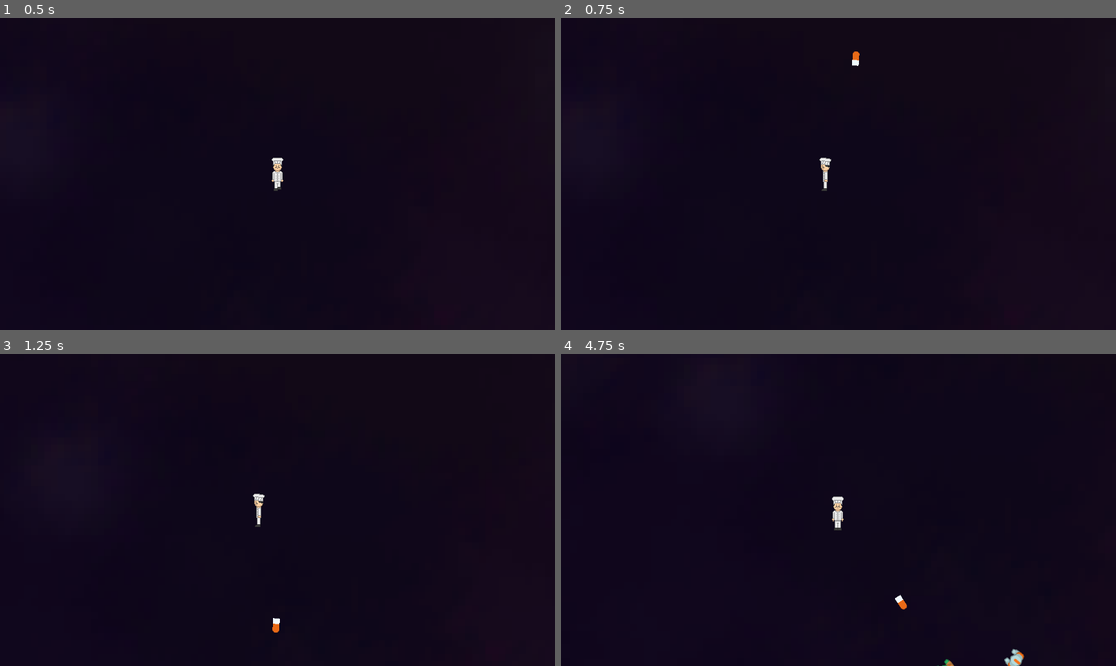
Above: before the commit, frames 1-4 (two rows, left to right).
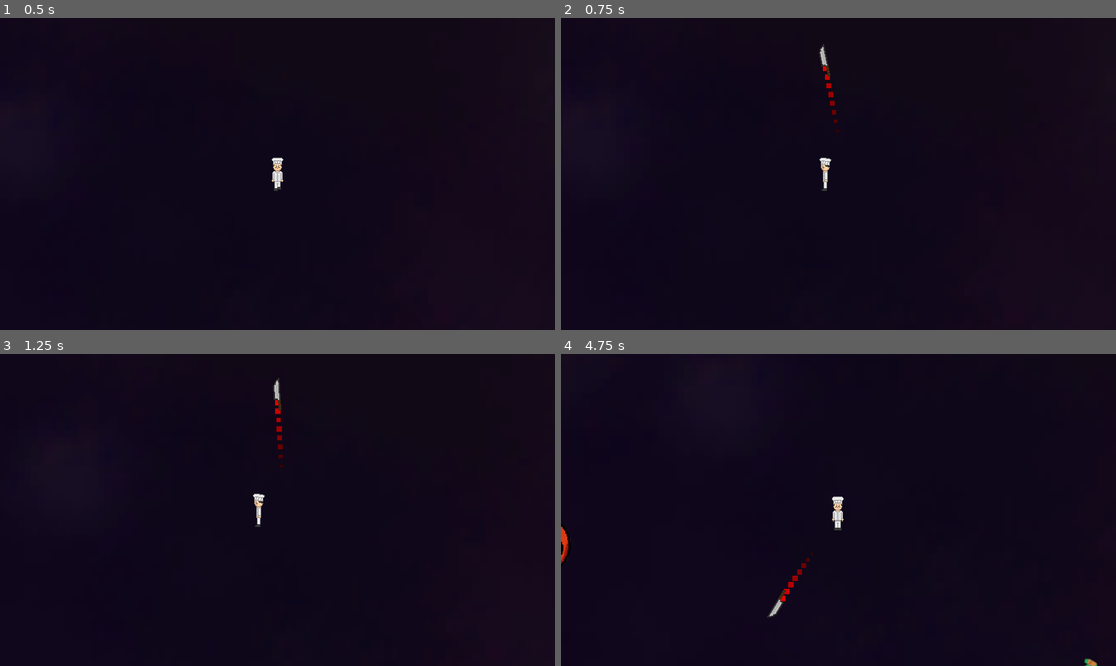
Above: after the commit, the same moments.

Repository: PrinceEvince/vampire-survivors-clone
Game: Godot game, scene res://scenes/root.tscn
Two runs of this game, one before a commit and one after it. Both use one fixed random seed, a clock stepped at 60 frames per second and the inputs below.
Inputs (mouse positions are in pixels of both pictures, inside the frame that each line leads up to):
- Up to frame 1 (0.5 s): no input
- Up to frame 2 (0.75 s): tap Enter at 0.5 s; move the mouse to (960, 158) at 0.52 s; hold A (a) from 0.53 s (still down)
- Up to frame 3 (1.25 s): keep holding A (a); tap D (d) at 0.8 s
- Up to frame 4 (4.75 s): move the mouse to (727, 525) at 1.27 s; release A (a) at 1.28 s; tap D (d) at 1.35, 3.8, 4.35 s; tap S (s) at 1.55, 4.55 s; move the mouse to (894, 441) at 2.02 s; hold S (s) 2.03-2.78 s; tap W (w) at 2.3, 2.85 s; move the mouse to (810, 572) at 2.77 s; tap A (a) at 3.05 s; move the mouse to (1005, 556) at 3.52 s; hold A (a) 3.53-4.28 s; move the mouse to (672, 463) at 4.27 s

Frame 1 is identical in both runs. In frame 2, 0.2% of the frame differs, in the area x 46-54%, y 8-40%; in frame 3, 0.2%; in frame 4, 0.6%, in the area x 0-97%, y 54-100%.

Commit message:
tomato enemy, knife sprite, particles

Diff:
--- a/scenes/bullet.tscn
+++ b/scenes/bullet.tscn
@@ -1,23 +1,40 @@
-[gd_scene load_steps=5 format=3 uid="uid://daimmfbkt6x87"]
+[gd_scene load_steps=7 format=3 uid="uid://daimmfbkt6x87"]
 
 [ext_resource type="Script" uid="uid://jwp5kpmxfwwh" path="res://scripts/bullet.gd" id="1_l5glv"]
-[ext_resource type="Texture2D" uid="uid://damfjf88i70kh" path="res://assets/imgs/bulletRedSilver.png" id="1_v7oki"]
+[ext_resource type="Texture2D" uid="uid://bpn0rukoq47l2" path="res://assets/imgs/knife.png" id="2_l5glv"]
 [ext_resource type="AudioStream" uid="uid://1efgll204jks" path="res://audio/bullet_hit.ogg" id="3_t4vbm"]
+
+[sub_resource type="Curve" id="Curve_l5glv"]
+_data = [Vector2(0.0852273, 1), 0.0, 0.0, 0, 0, Vector2(0.176136, 0), 0.0, 0.0, 0, 0]
+point_count = 2
+
+[sub_resource type="Gradient" id="Gradient_l5glv"]
+offsets = PackedFloat32Array(0, 0.173333)
+colors = PackedColorArray(1, 0, 0.00784314, 1, 0, 0, 0, 1)
 
 [sub_resource type="CapsuleShape2D" id="CapsuleShape2D_l5glv"]
 radius = 6.0
-height = 28.0
+height = 62.0
 
 [node name="Bullet" type="Area2D"]
 script = ExtResource("1_l5glv")
 
+[node name="BulletSprite" type="Sprite2D" parent="."]
+rotation = 1.5708
+scale = Vector2(2.45533, 2.45533)
+texture = ExtResource("2_l5glv")
+
+[node name="CPUParticles2D" type="CPUParticles2D" parent="BulletSprite"]
+z_index = -1
+amount = 500
+scale_amount_min = 5.0
+scale_amount_max = 10.0
+scale_amount_curve = SubResource("Curve_l5glv")
+color_ramp = SubResource("Gradient_l5glv")
+
 [node name="CollisionShape2D" type="CollisionShape2D" parent="."]
 rotation = 1.5708
 shape = SubResource("CapsuleShape2D_l5glv")
-
-[node name="BulletSprite" type="Sprite2D" parent="."]
-rotation = 1.5708
-texture = ExtResource("1_v7oki")
 
 [node name="pow" type="AudioStreamPlayer" parent="."]
 unique_name_in_owner = true
--- a/scenes/game.tscn
+++ b/scenes/game.tscn
@@ -9,6 +9,7 @@
 script = ExtResource("1_yqjtg")
 
 [node name="Player" parent="." instance=ExtResource("1_uwrxv")]
+unique_name_in_owner = true
 position = Vector2(594, 322)
 
 [node name="SFXController" parent="Player" instance=ExtResource("3_lbhrr")]
--- /dev/null
+++ b/scenes/tomater.tscn
@@ -0,0 +1,65 @@
+[gd_scene load_steps=7 format=3 uid="uid://cexdkwdlbnn5k"]
+
+[ext_resource type="Script" uid="uid://da7s4jlyu06po" path="res://tomato.gd" id="1_6s8b5"]
+[ext_resource type="Texture2D" uid="uid://cujyxe4f8xpq1" path="res://assets/imgs/spritesheet (1).png" id="2_qd632"]
+
+[sub_resource type="CircleShape2D" id="CircleShape2D_xriqq"]
+radius = 51.0
+
+[sub_resource type="Animation" id="Animation_qi242"]
+resource_name = "nom"
+length = 0.8
+loop_mode = 1
+step = 0.1
+tracks/0/type = "value"
+tracks/0/imported = false
+tracks/0/enabled = true
+tracks/0/path = NodePath("Sprite2D:frame")
+tracks/0/interp = 1
+tracks/0/loop_wrap = true
+tracks/0/keys = {
+"times": PackedFloat32Array(0, 0.4),
+"transitions": PackedFloat32Array(1, 1),
+"update": 1,
+"values": [0, 1]
+}
+
+[sub_resource type="Animation" id="Animation_fj163"]
+length = 0.001
+tracks/0/type = "value"
+tracks/0/imported = false
+tracks/0/enabled = true
+tracks/0/path = NodePath("Sprite2D:frame")
+tracks/0/interp = 1
+tracks/0/loop_wrap = true
+tracks/0/keys = {
+"times": PackedFloat32Array(0),
+"transitions": PackedFloat32Array(1),
+"update": 1,
+"values": [0]
+}
+
+[sub_resource type="AnimationLibrary" id="AnimationLibrary_frv6k"]
+_data = {
+&"RESET": SubResource("Animation_fj163"),
+&"nom": SubResource("Animation_qi242")
+}
+
+[node name="Tomater" type="CharacterBody2D"]
+script = ExtResource("1_6s8b5")
+
+[node name="Sprite2D" type="Sprite2D" parent="."]
+position = Vector2(-1.90735e-06, -1.90735e-06)
+scale = Vector2(0.611386, 0.611386)
+texture = ExtResource("2_qd632")
+hframes = 2
+
+[node name="CollisionShape2D" type="CollisionShape2D" parent="."]
+position = Vector2(0, 8)
+shape = SubResource("CircleShape2D_xriqq")
+
+[node name="AnimationPlayer" type="AnimationPlayer" parent="."]
+unique_name_in_owner = true
+libraries = {
+&"": SubResource("AnimationLibrary_frv6k")
+}
--- a/scripts/bullet.gd
+++ b/scripts/bullet.gd
@@ -20,6 +20,7 @@
 
 	else:
 		global_position += (direction * speed) * delta
+		$BulletSprite.visible = true
 
 func _on_body_entered(body):
 	if body.is_in_group("enemies"):
--- a/scripts/game.gd
+++ b/scripts/game.gd
@@ -1,8 +1,8 @@
 extends Node2D
 var enemy_spawn_frequency = 0.01 # in seconds
 var spawn_timer = 0
-var enemy_scene: PackedScene = preload("res://scenes/enemy.tscn")
-var max_enemies = 1200
+var enemy_scenes: Array = [preload("res://scenes/enemy.tscn"), preload("res://scenes/tomater.tscn")]
+var max_enemies = 500
 
 func _ready():
 	GlobalData.game = self
@@ -15,7 +15,8 @@
 	spawn_timer += delta
 	if spawn_timer >= enemy_spawn_frequency and len(get_tree().get_nodes_in_group("enemies")) < max_enemies:
 		spawn_timer = 0
-		var enemy = enemy_scene.instantiate()
+		var rand_enemy = enemy_scenes.pick_random()
+		var enemy = rand_enemy.instantiate()
 		add_child(enemy)
 		var camera = GlobalData.player.get_node("Camera2D")
 		var screen_size = get_viewport_rect().size
--- a/scripts/player.gd
+++ b/scripts/player.gd
@@ -22,6 +22,7 @@
 	#direction = (mouse_position - global_position).normalized()
 	#$Sprite2D.rotation = direction.angle()
 
+	#this animation controller is shit and needs to be changed at some point lol
 	if Input.is_action_pressed("w"):
 		ani_player.play("walk_up")
 
--- /dev/null
+++ b/tomato.gd
@@ -0,0 +1,26 @@
+extends CharacterBody2D
+
+var SPEED = 20
+var HEALTH = 40
+
+func _ready():
+	%AnimationPlayer.play("nom")
+	add_to_group("enemies")
+	global_position = Vector2( # randomize where the enemy spawns
+		randf_range(0, 1200),  # change later to only spawn offscreen
+		randf_range(0, 700)
+	)
+#	%Sprite2D.frame = randi_range(1,4)
+
+func _physics_process(delta: float) -> void:
+	var direction = (GlobalData.player.global_position - global_position).normalized() # normalized() removes the distance part and just turns it into directions
+	velocity = direction * SPEED
+	move_and_slide()
+
+func take_damage(amt):
+	HEALTH -= amt
+	if HEALTH <= 0:
+		die()
+
+func die():
+	queue_free()
Binary file added: assets/imgs/knife.png
Not shown, added: assets/imgs/knife.png.import
Binary file added: assets/imgs/spritesheet (1).png
Not shown, added: assets/imgs/spritesheet (1).png.import
Binary file removed: assets/imgs/tomato_placeholder.png
Binary file added: assets/imgs/trace_01.png
Not shown, changed: assets/imgs/trace_01.png.import
Not shown, added: tomato.gd.uid
